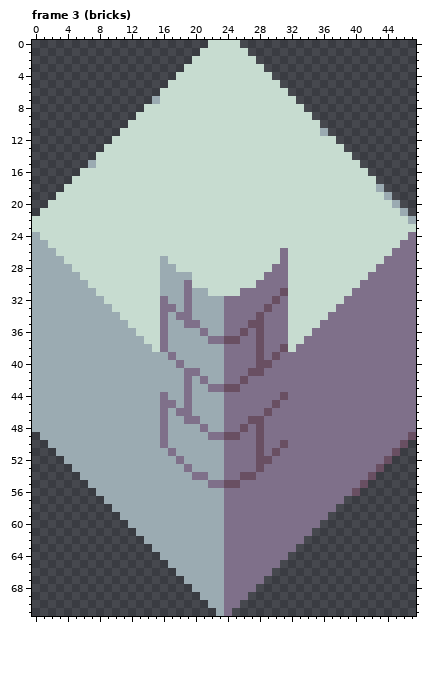
One commit to this pixel-art file: resources/asesprite/blocks/nodes.aseprite. This is how it looked before the edit.
48x72 pixels, 6 frames. Shown: frame 3 (bricks). The commit also changed other frames, which this record leaves out.
And afterwards:
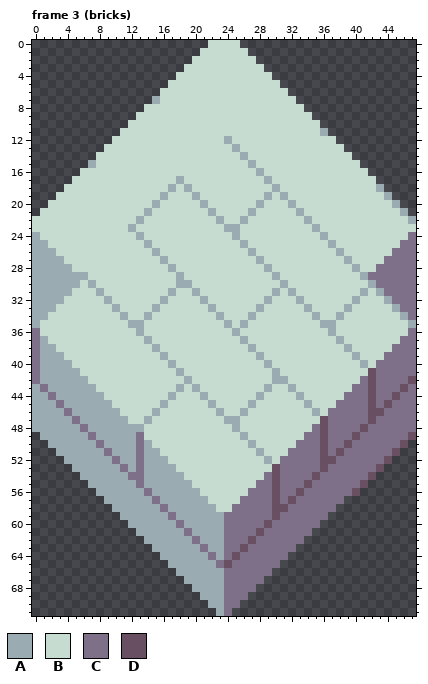
Palette (. is transparent): A #9babb2  B #c7dcd0  C #7f708a  D #694f62
Change:
layer "vertical half" added
Changed rows in their new state; - is an unchanged pixel.
Frame 3 (bricks), layer "vertical half":
first column x 0:
12 ------------------------A-----------------------
13 -------------------------A----------------------
14 --------------------------A---------------------
15 ---------------------------A--------------------
16 ----------------------------A-------------------
17 ------------------A----------A------------------
18 -----------------A-A----------A-----------------
19 ----------------A---A--------A-A----------------
20 ---------------A-----A------A---A---------------
21 --------------A-------A----A-----A--------------
22 -------------A---------A--A-------A-------------
23 ------------A-----------AA---------A------------
24 -------------A-----------A----------A-----------
25 --------------A-----------A----------A----------
26 ---------------A-----------A---B------A---------
27 ----------------------------A--B-------A--------
28 ----------------B------------ABB--------A-------
29 ------A---------BB-B---------BAB---------A------
30 ------BA--------BB-A--------BBBA---------BA-----
31 -----BBBA-------B-BB-B----BBBBABA-------BABA----
32 ----BBBBBA------ABBBB-BBBBBBBABB-A-----BABBBA---
33 ---BBBBBBBA----ABBBBBB-BBBBBABBB--A---BABBBBBA--
34 --BBBBBBBBBA--A-BBBBBBB-BBBABBBB---A-BABBBBBBBA-
35 -BBBBBBBBBBBAA--BBBBBBBBABABBBBB----AABBBBBBBBBA
36 CBBBBBBBBBBBBA--BBBBBBBBBABBBBBB---BBABBBBBBBBB-
37 C-BBBBBBBBBBBBA-BBBBBBBBBBABBBBB--BBBBABBBBBBB--
38 C--BBBBBBBBBBBBABBBBBBBBBBBABBBB-BBBBBBABBBBB---
39 C---BBBBBBBBBBBB-BBBBBBBBBBBABBBBBBBBBBBABBB----
40 C----BBBBBBBBBBBB-BBBBBBBBBBBABBBBBBBBBBBAB-----
41 C-----BBBBBBBBBBBB-BBBBBBBBBBBABBBBBBBBBBBD-----
42 C------BBBBBBBBBBBBABBBBBBBBBBAABBBBBBBBB-D----D
43 -C------BBBBBBBBBB-B-BBBBBBBBABBABBBBBBB--D---D-
44 --C------BBBBBBBB-BBB-BBBBBBABBBBABBBBB---D--D--
45 ---C------BBBBBBABBBBB-BBBBABBBBBBABBB----D-D---
46 ----C------BBBB-BBBBBBB-BBABBBBBBBBAB-----DD----
47 -----C------BB-BBBBBBBBBAABBBBBBBBBBD-----D-----
48 ------C-------BBBBBBBBBBBABBBBBBBBB-D----D------
49 -------C-----CBBBBBBBBBBBBABBBBBBB--D---D-------
50 --------C----C-BBBBBBBBBBBBABBBBB---D--D--------
51 ---------C---C--BBBBBBBBBBBBABBB----D-D---------
52 ----------C--C---BBBBBBBBBBBBAB-----DD----------
53 -----------C-C----BBBBBBBBBBBBD-----D-----------
54 ------------CC-----BBBBBBBBBB-D----D------------
55 -------------C------BBBBBBBB--D---D-------------
56 --------------C------BBBBBB---D--D--------------
57 ---------------C------BBBB----D-D---------------
58 ----------------C------BB-----DD----------------
59 -----------------C------------D-----------------
60 ------------------C----------D------------------
61 -------------------C--------D-------------------
62 --------------------C------D--------------------
63 ---------------------C----D---------------------
64 ----------------------C--D----------------------
65 -----------------------CD-----------------------
Changed places in both pictures, as pixel boxes (x1, y1, x2, y2):
changed: (32, 136, 416, 568)
